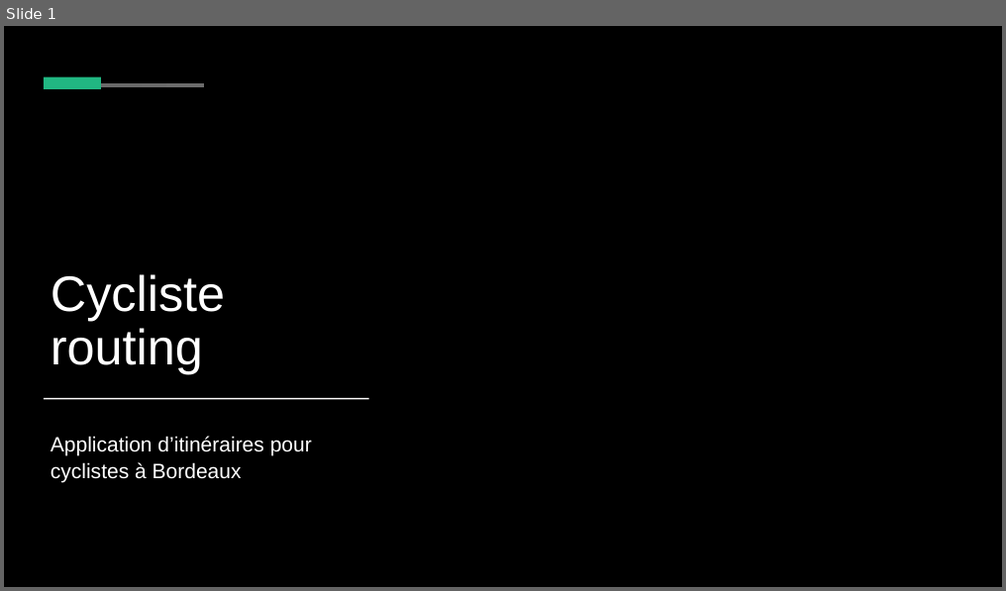
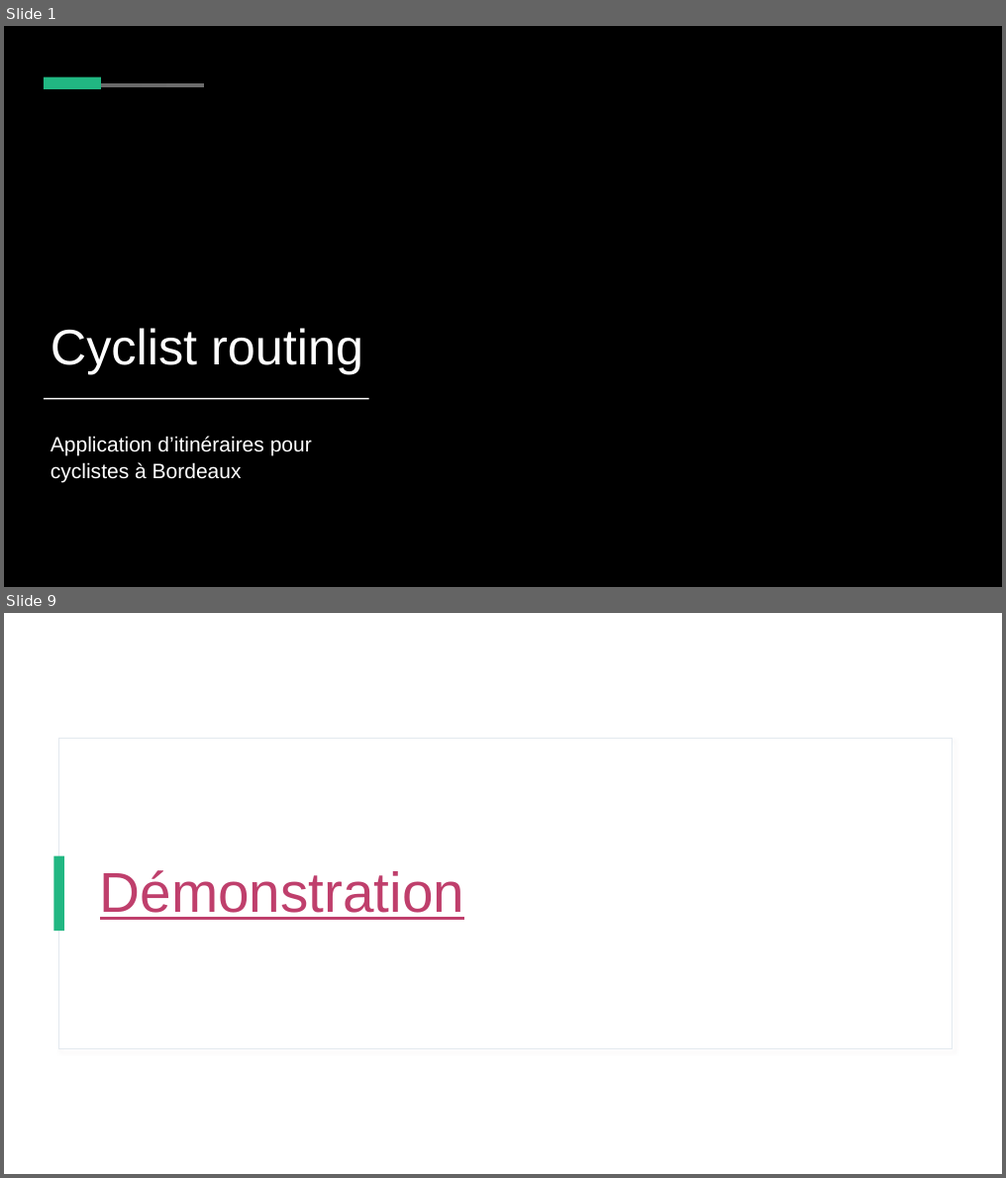
Before and after one commit to leo-grandmorcel/cyclist-bordeaux-routing, a slide deck: shortpres.pptx. Shown one above the other, each under a label of ours: slide 1 before the commit, slides 1 and 9 after it; the slides between them are not shown. The pictures are 1006x591 and 1006x1178 pixels, drawn with LibreOffice and Linux fonts; fonts in the diff are those of the drawing; background and template pictures are left out. Boxes give left, top, right and bottom in pixels: in the first picture for what was removed or moved away, otherwise in the second. Text is boxed around its words. In the diff, an @@ line names an element or a change of style, - is before the commit and + after.

```diff
--- a/shortpres.pptx
+++ b/shortpres.pptx
@@ slide 9 added at <box>4,613,1002,1174</box>, background #FFFFFF @@
@@ rectangle added at <box>58,739,952,1050</box>, fill #FFFFFF, outline #E3E9EF 1 pt @@
@@ rectangle added at <box>54,857,64,931</box>, fill #21B782 @@
@@ title added at <box>100,870,465,920</box>, 54 pt, text #BF3F6C, underline @@
+Démonstration
@@ slide 1 changed as well @@
@@ title at <box>51,328,363,374</box>: text changed @@
-Cycliste routing
+Cyclist routing
```
Also in this commit, not shown: 2 other slides changed, 5 other slides added, 2 slides removed, 1 other file.
